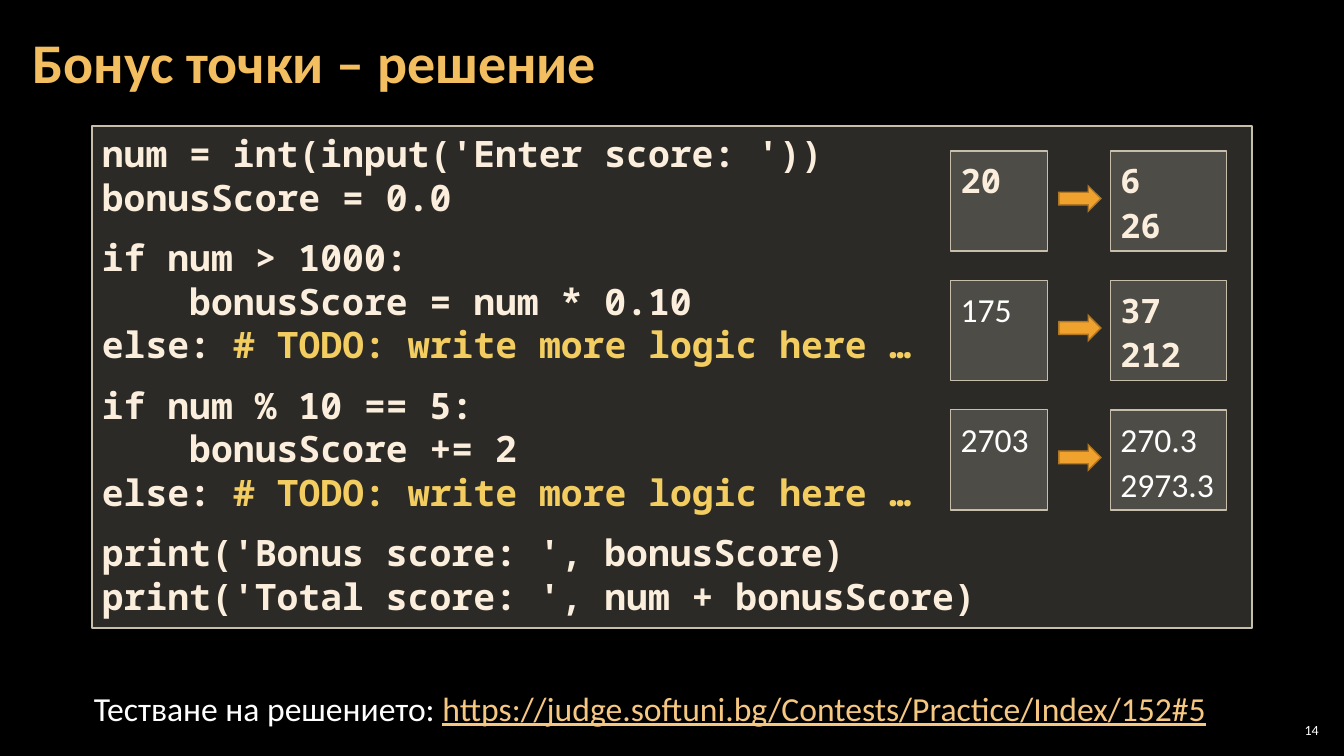
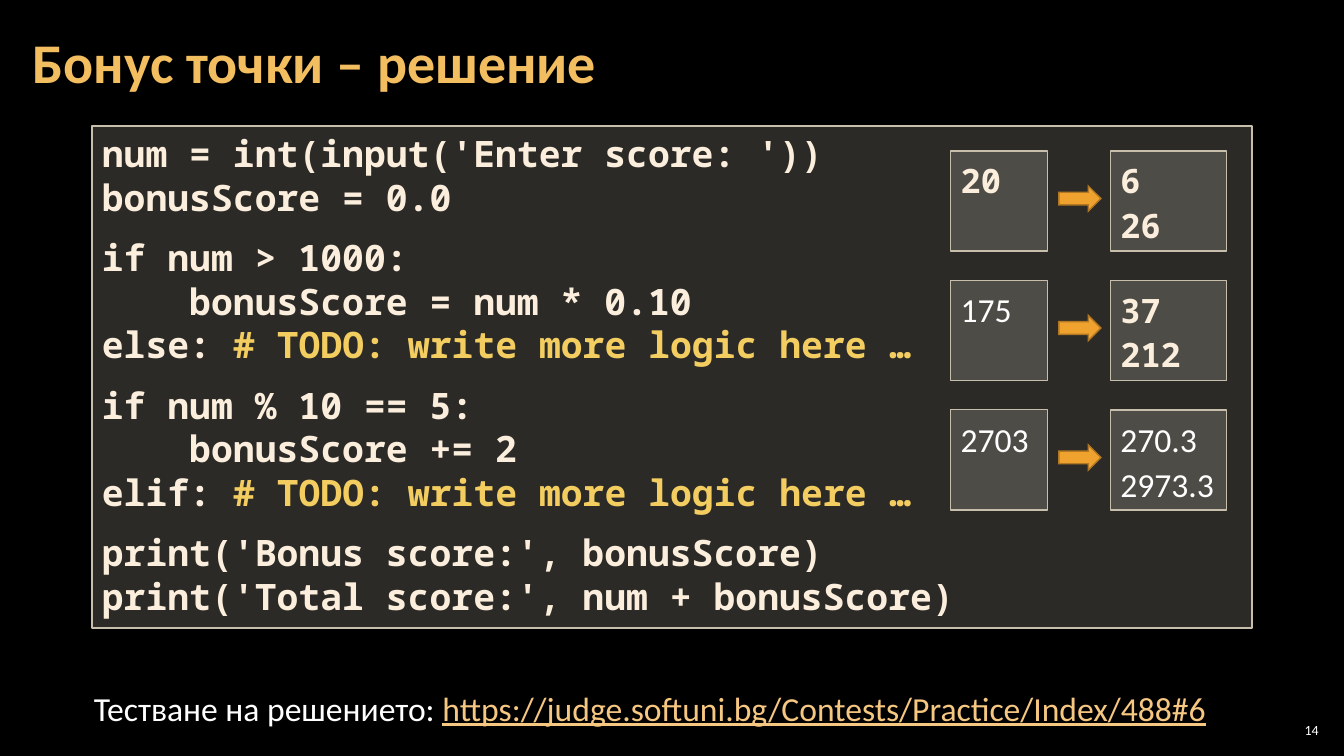
Before and after one commit to Software-University/Python-Basics, a slide deck: slide 14 of 3. Simple-Conditions/3. Simple-Conditions.pptx. Drawn at 1344x756 pixels with LibreOffice and Linux fonts; fonts in the diff are those of the drawing; background and template pictures are left out. Boxes give left, top, right and bottom in pixels: in the first picture for what was removed or moved away, otherwise in the second. Text is boxed around its words. In the diff, an @@ line names an element or a change of style, - is before the commit and + after.

```diff
--- a/3. Simple-Conditions/3. Simple-Conditions.pptx
+++ b/3. Simple-Conditions/3. Simple-Conditions.pptx
@@ text in rectangle at (x1=102, y1=478, x2=954, y2=619): text changed @@
-else: # TODO: write more logic here …
-print('Bonus score: ', bonusScore)
-print('Total score: ', num + bonusScore)
+elif: # TODO: write more logic here …
+print('Bonus score:', bonusScore)
+print('Total score:', num + bonusScore)
@@ text at (x1=94, y1=697, x2=1205, y2=727): text changed @@
-Тестване на решението: https://judge.softuni.bg/Contests/Practice/Index/152#5
+Тестване на решението: https://judge.softuni.bg/Contests/Practice/Index/488#6
```
Also in this commit, not shown: 8 other slides changed, 10 other files.
